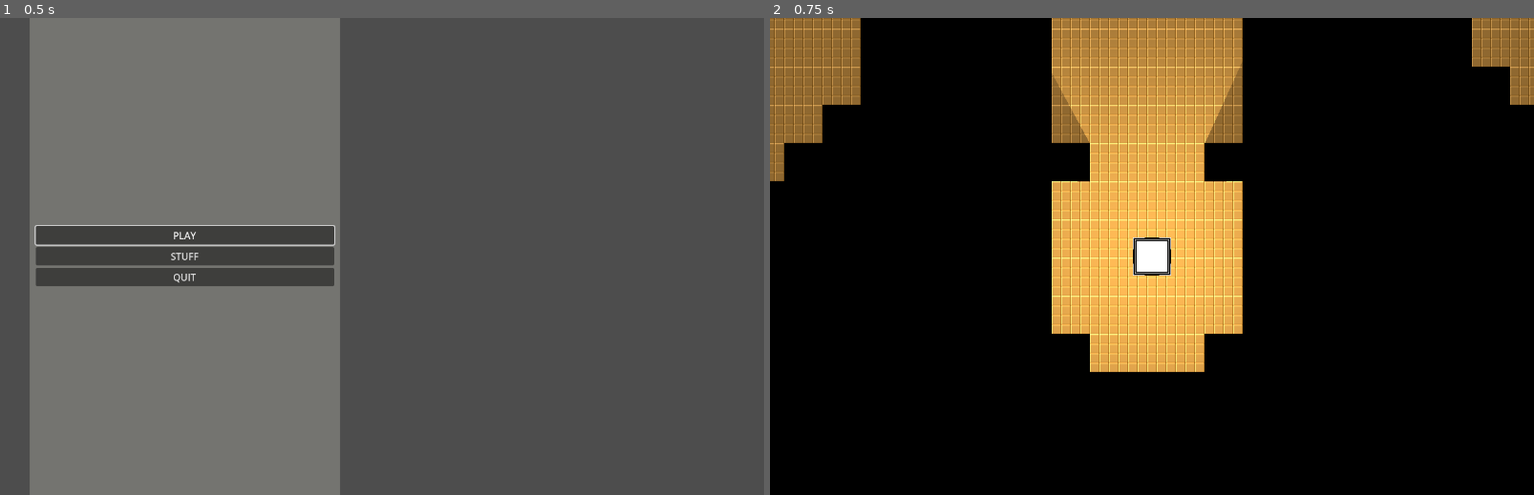
Above: before the commit, frames 1-2 (left to right).
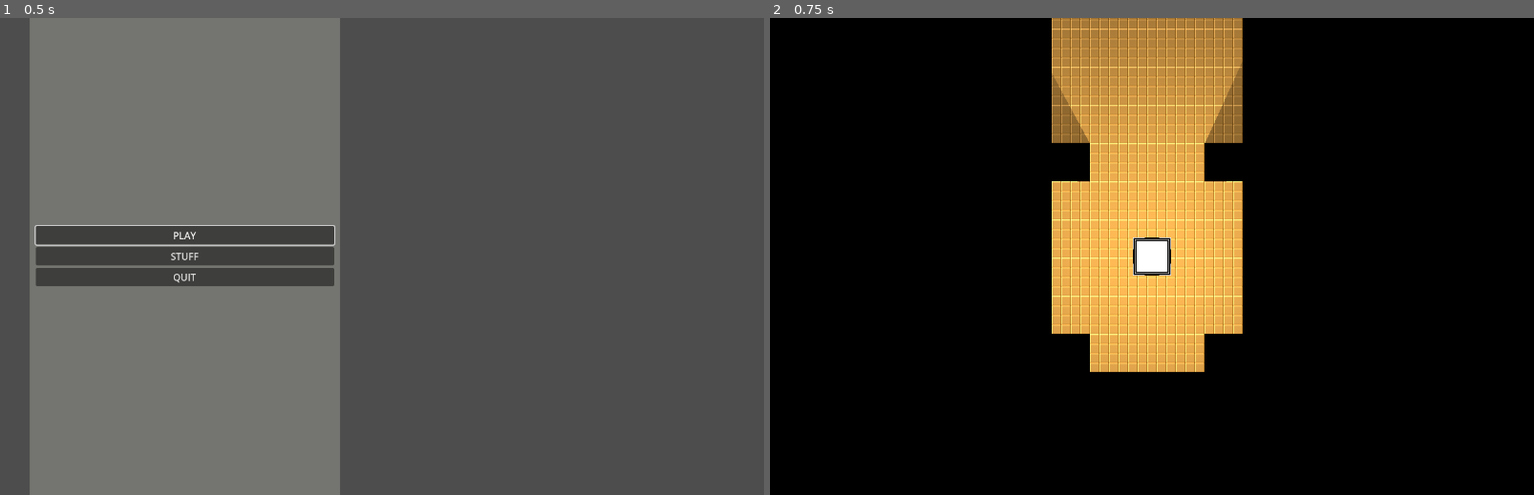
Above: after the commit, the same moments.

Repository: Graunder/ggj24
Game: Godot game, scene res://Assets/Scenes/main.tscn
Two runs of this game, one before a commit and one after it. Both use one fixed random seed, a clock stepped at 60 frames per second and the inputs below.
Inputs:
- Up to frame 1 (0.5 s): no input
- Up to frame 2 (0.75 s): click "PLAY" at 0.5 s

Frame 1 is identical in both runs. In frame 2, 3.9% of the frame differs, in the area x 0-100%, y 0-35%.

Commit message:
added darkness for rooms that are not unlocked

Diff:
--- a/Assets/Scenes/Levels/DEV_Level.tscn
+++ b/Assets/Scenes/Levels/DEV_Level.tscn
@@ -189,53 +189,128 @@
 rotation = 1.5708
 room_of_enemies = NodePath("../Room_Enemies6")
 
+[node name="Sprite2D2" type="Sprite2D" parent="Door"]
+position = Vector2(364.817, -863.713)
+scale = Vector2(27.8999, 26.8749)
+texture = ExtResource("2_x80jg")
+
 [node name="Door2" parent="." node_paths=PackedStringArray("room_of_enemies") instance=ExtResource("4_c7plc")]
 position = Vector2(-200, -925)
 rotation = 1.5708
 room_of_enemies = NodePath("../Room_Enemies")
 
+[node name="Sprite2D2" type="Sprite2D" parent="Door2"]
+position = Vector2(377.146, 792.923)
+scale = Vector2(19.5, 24.3749)
+texture = ExtResource("2_x80jg")
+
+[node name="Sprite2D3" type="Sprite2D" parent="Door2"]
+position = Vector2(-272, 1092)
+scale = Vector2(5.53938, 7.18721)
+texture = ExtResource("2_x80jg")
+
 [node name="Door3" parent="." node_paths=PackedStringArray("room_of_enemies") instance=ExtResource("4_c7plc")]
 position = Vector2(-1287, -1373)
 room_of_enemies = NodePath("../Room_Enemies2")
+
+[node name="Sprite2D2" type="Sprite2D" parent="Door3"]
+position = Vector2(-140, -406)
+scale = Vector2(22.6563, 12.9398)
+texture = ExtResource("2_x80jg")
+
+[node name="Sprite2D3" type="Sprite2D" parent="Door3"]
+position = Vector2(-396.573, -1095)
+scale = Vector2(13.5758, 12.9398)
+texture = ExtResource("2_x80jg")
 
 [node name="Door4" parent="." node_paths=PackedStringArray("room_of_enemies") instance=ExtResource("4_c7plc")]
 position = Vector2(-200, -2269)
 rotation = 1.5708
 room_of_enemies = NodePath("../Room_Enemies3")
 
+[node name="Sprite2D2" type="Sprite2D" parent="Door4"]
+position = Vector2(-184.143, 250.59)
+scale = Vector2(12.6249, 8.23952)
+texture = ExtResource("2_x80jg")
+
+[node name="Sprite2D3" type="Sprite2D" parent="Door4"]
+position = Vector2(-314.491, 700.896)
+scale = Vector2(7.57384, 7.46782)
+texture = ExtResource("2_x80jg")
+
 [node name="Door5" parent="." node_paths=PackedStringArray("room_of_enemies") instance=ExtResource("4_c7plc")]
 position = Vector2(185, -2589)
 rotation = 1.5708
 room_of_enemies = NodePath("../Room_Enemies7")
 
+[node name="Sprite2D2" type="Sprite2D" parent="Door5"]
+position = Vector2(-365.746, -890.338)
+scale = Vector2(17.1849, 27.3214)
+texture = ExtResource("2_x80jg")
+
 [node name="Door6" parent="." node_paths=PackedStringArray("room_of_enemies") instance=ExtResource("4_c7plc")]
 position = Vector2(1016, -1821)
 room_of_enemies = NodePath("../Room_Enemies4")
+
+[node name="Sprite2D2" type="Sprite2D" parent="Door6"]
+position = Vector2(-8.49999, -290.527)
+scale = Vector2(13.1406, 8.57728)
+texture = ExtResource("2_x80jg")
 
 [node name="Door7" parent="." node_paths=PackedStringArray("room_of_enemies") instance=ExtResource("4_c7plc")]
 position = Vector2(1848, -733)
 rotation = 1.57079
 room_of_enemies = NodePath("../Room_Enemies5")
 
+[node name="Sprite2D2" type="Sprite2D" parent="Door7"]
+position = Vector2(-0.644043, -885.576)
+scale = Vector2(19.2684, 27.4702)
+texture = ExtResource("2_x80jg")
+
 [node name="Door8" parent="." node_paths=PackedStringArray("room_of_enemies") instance=ExtResource("4_c7plc")]
 position = Vector2(-1288, -4765)
 room_of_enemies = NodePath("../Room_Enemies9")
+
+[node name="Sprite2D2" type="Sprite2D" parent="Door8"]
+position = Vector2(184.5, -412)
+scale = Vector2(18.2344, 12.9398)
+texture = ExtResource("2_x80jg")
 
 [node name="Door9" parent="." node_paths=PackedStringArray("room_of_enemies") instance=ExtResource("4_c7plc")]
 position = Vector2(760, -3933)
 rotation = 1.5708
 room_of_enemies = NodePath("../Room_Enemies10")
 
+[node name="Sprite2D2" type="Sprite2D" parent="Door9"]
+position = Vector2(-244.777, -412)
+scale = Vector2(14.2385, 12.9398)
+texture = ExtResource("2_x80jg")
+
+[node name="Sprite2D3" type="Sprite2D" parent="Door9"]
+position = Vector2(-1473.19, -727)
+scale = Vector2(25.8139, 12.9398)
+texture = ExtResource("2_x80jg")
+
 [node name="Door10" parent="." node_paths=PackedStringArray("room_of_enemies") instance=ExtResource("4_c7plc")]
 position = Vector2(1080, -5597)
 rotation = 1.5708
 room_of_enemies = NodePath("../Room_Enemies11")
 
+[node name="Sprite2D2" type="Sprite2D" parent="Door10"]
+position = Vector2(132.614, 811.331)
+scale = Vector2(24.3406, 25.3571)
+texture = ExtResource("2_x80jg")
+
 [node name="Door12" parent="." node_paths=PackedStringArray("room_of_enemies") instance=ExtResource("4_c7plc")]
 position = Vector2(-457, -3933)
 rotation = 1.57079
 room_of_enemies = NodePath("../Room_Enemies8")
 
+[node name="Sprite2D2" type="Sprite2D" parent="Door12"]
+position = Vector2(-85.7562, 570.635)
+scale = Vector2(23.4286, 17.9909)
+texture = ExtResource("2_x80jg")
+
 [node name="Room_Enemies" type="Node" parent="."]
 
 [node name="Enemy" parent="Room_Enemies" instance=ExtResource("5_hvkar")]
--- a/Assets/Scenes/door.tscn
+++ b/Assets/Scenes/door.tscn
@@ -8,6 +8,9 @@
 
 [sub_resource type="RectangleShape2D" id="RectangleShape2D_hxcqx"]
 size = Vector2(192, 192)
+
+[sub_resource type="OccluderPolygon2D" id="OccluderPolygon2D_sbo1e"]
+polygon = PackedVector2Array(-160, -32, -160, 32, 160, 32, 160, -32)
 
 [node name="Door" type="Node2D"]
 script = ExtResource("1_mfmu4")
@@ -25,4 +28,7 @@
 [node name="CollisionShape2D" type="CollisionShape2D" parent="Area2D"]
 shape = SubResource("RectangleShape2D_hxcqx")
 
+[node name="LightOccluder2D" type="LightOccluder2D" parent="."]
+occluder = SubResource("OccluderPolygon2D_sbo1e")
+
 [connection signal="body_entered" from="Area2D" to="." method="_on_area_2d_body_entered"]
Not shown: 1 places in Assets/Scenes/door.tscn that only renumber resources
